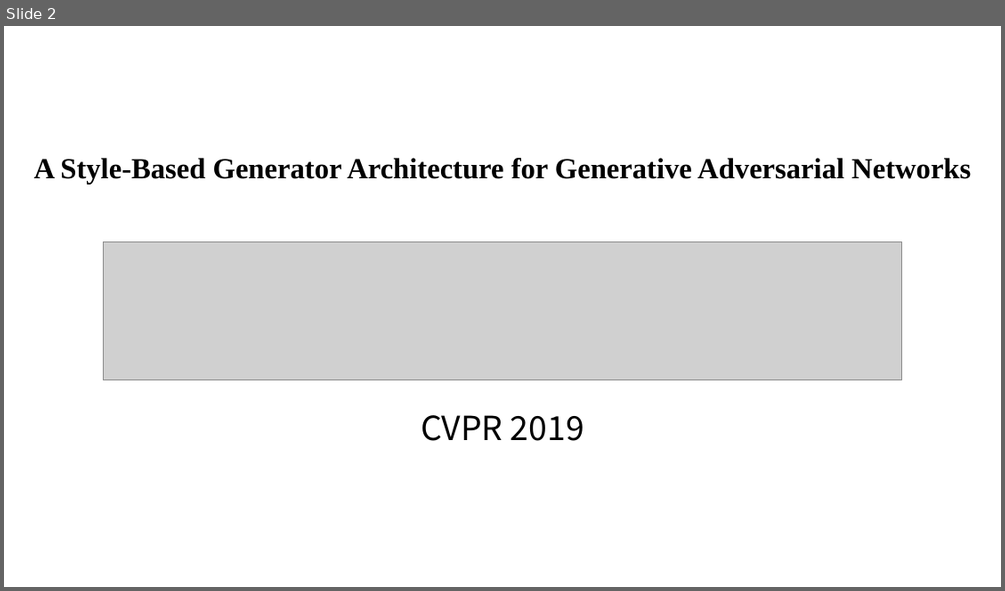
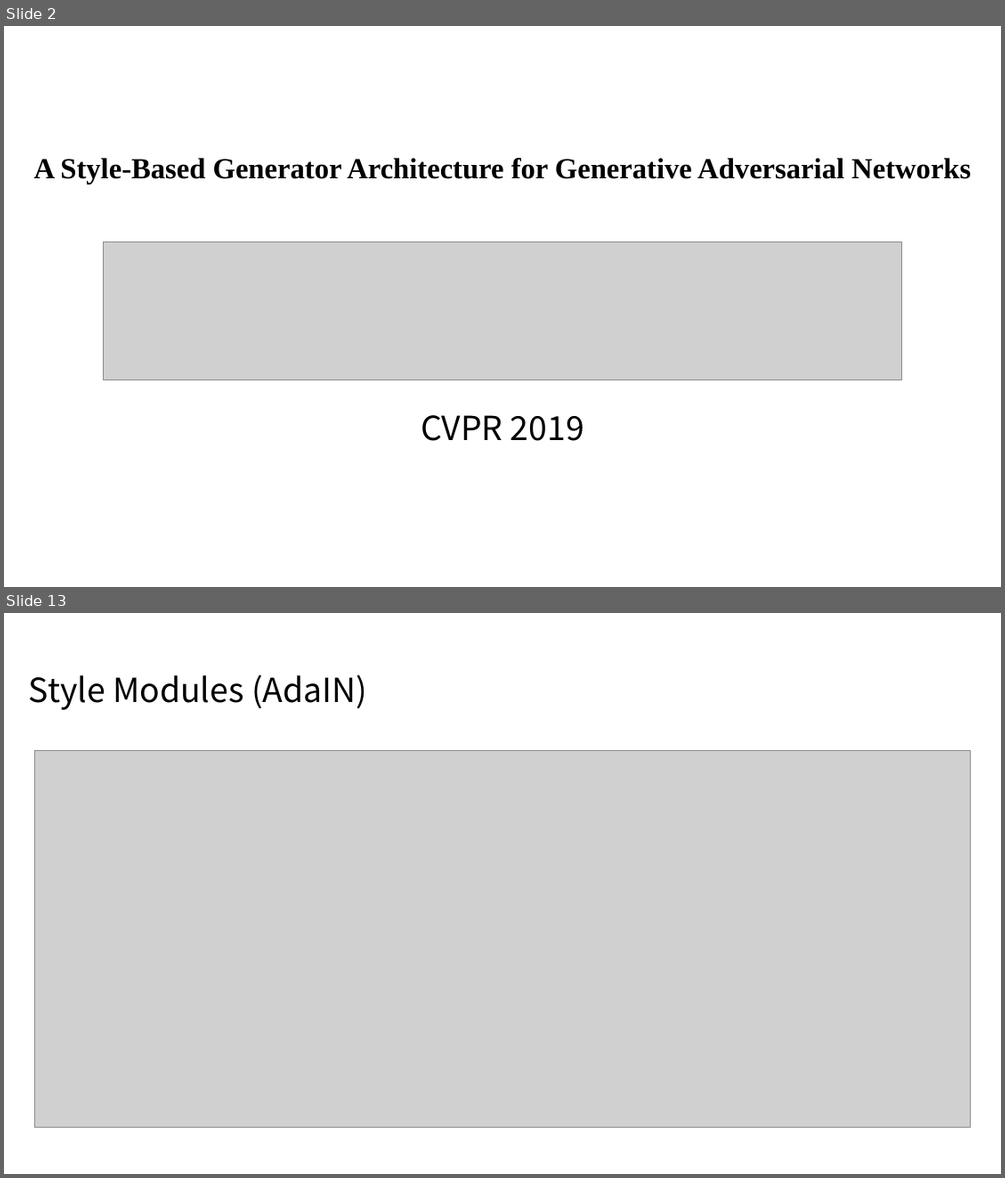
Before and after one commit to CHIANGEL/Learning-GAN, a slide deck: Presentation/A Style-Based Generator Architecture for Generative Adversarial Networks/A Style-Based Generator Architecture for Generative Adversarial Networks.pptx. Shown one above the other, each under a label of ours: slide 2 before the commit, slides 2 and 13 after it; the slides between them are not shown. The pictures are 1005x591 and 1005x1178 pixels, drawn with LibreOffice and Linux fonts; fonts in the diff are those of the drawing; grey boxes stand for pictures. Boxes give left, top, right and bottom in pixels: in the first picture for what was removed or moved away, otherwise in the second. Text is boxed around its words. In the diff, an @@ line names an element or a change of style, - is before the commit and + after.

```diff
--- a/Presentation/A Style-Based Generator Architecture for Generative Adversarial Networks/A Style-Based Generator Architecture for Generative Adversarial Networks.pptx
+++ b/Presentation/A Style-Based Generator Architecture for Generative Adversarial Networks/A Style-Based Generator Architecture for Generative Adversarial Networks.pptx
@@ slide 13 added at (x1=4, y1=613, x2=1001, y2=1174), background #FFFFFF @@
@@ title added at (x1=29, y1=674, x2=367, y2=710), 32 pt, text #000000 @@
+Style Modules (AdaIN)
@@ picture added at (x1=34, y1=750, x2=971, y2=1127) @@
```
Also in this commit, not shown: 2 slides changed, 15 other slides added, 1 slide removed.
